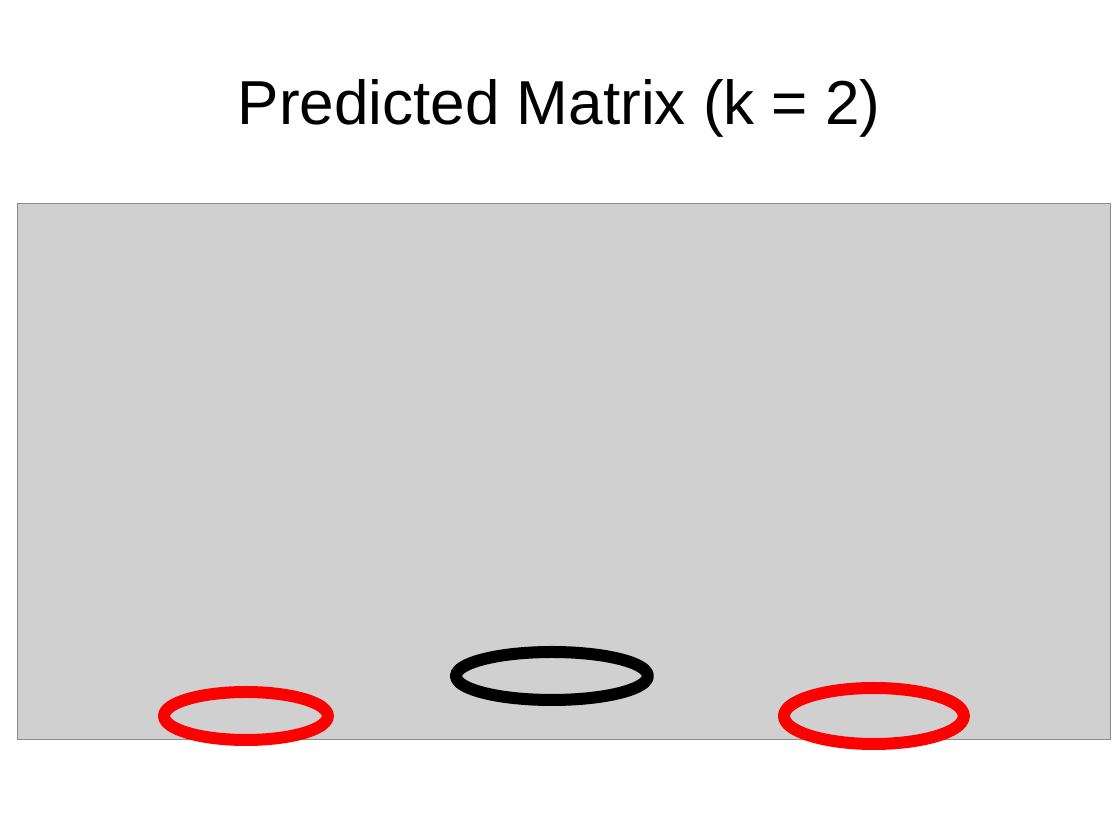
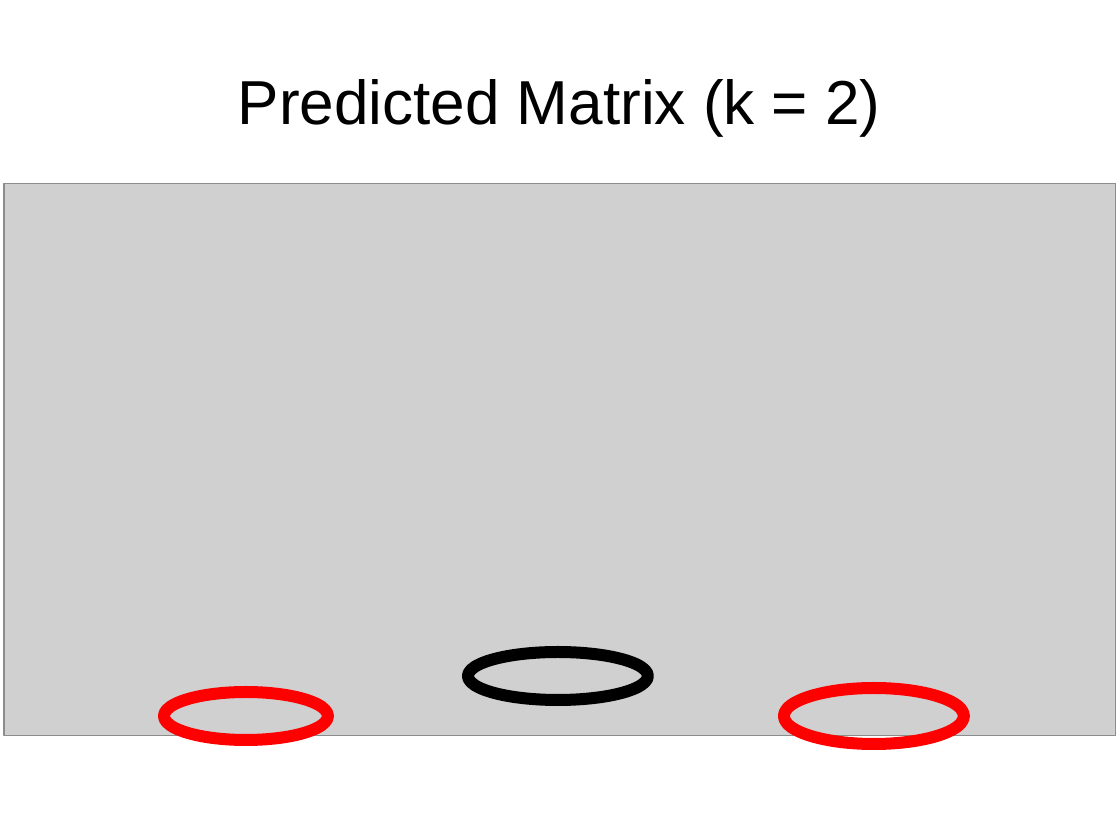
Before and after one commit to dynamicguy/facebook-recommender-demo, a slide deck: slide 30 of docs/Talk-BedCon-Berlin-2012.odp (slide 26 before the commit). Drawn at 1120x840 pixels with LibreOffice and Linux fonts; fonts in the diff are those of the drawing; grey boxes stand for pictures; background and template pictures are left out. Boxes give left, top, right and bottom in pixels: in the first picture for what was removed or moved away, otherwise in the second. Text is boxed around its words. In the diff, an @@ line names an element or a change of style, - is before the commit and + after.

```diff
--- a/docs/Talk-BedCon-Berlin-2012.odp
+++ b/docs/Talk-BedCon-Berlin-2012.odp
@@ picture: place and size @@
-picture at [17,204,1112,741]
+picture at [4,184,1116,736]
@@ ellipse: place and size @@
-ellipse at [456,652,648,700]
+ellipse at [469,652,648,700]
```
Also in this commit, not shown: 8 other slides changed, 11 slides added, 2 slides removed, 7 other files.
